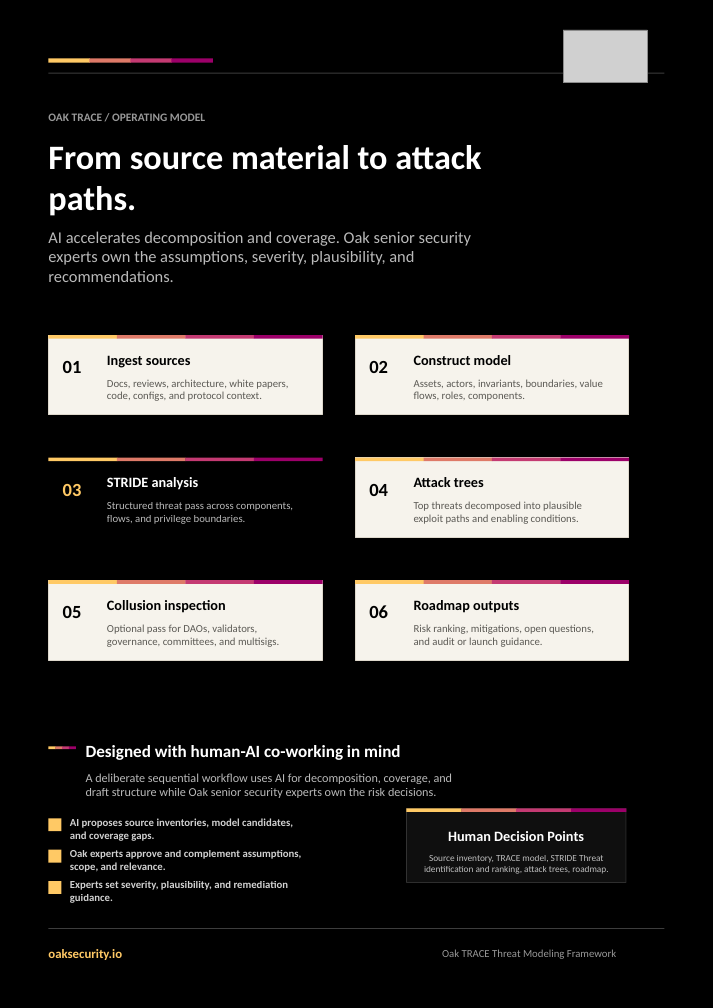
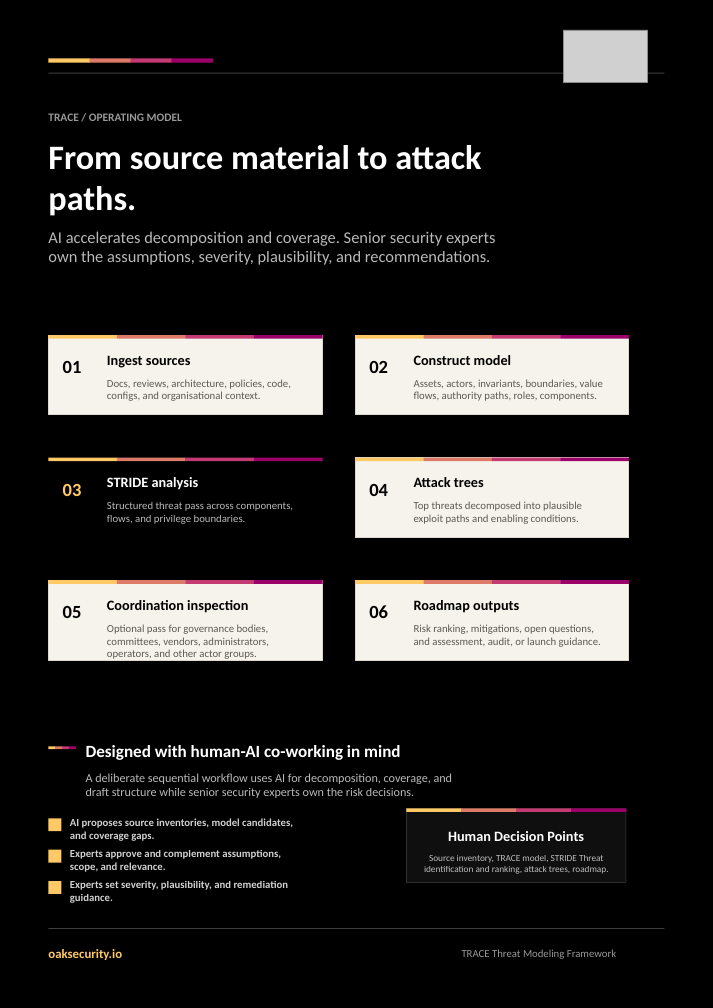
Before and after one commit to oak-security/TRACE, a slide deck: slide 2 of deck/TRACE-Threat-Modelling-Framework.pptx. Drawn at 713x1008 pixels with LibreOffice and Linux fonts; fonts in the diff are those of the drawing; grey boxes stand for pictures. Boxes give left, top, right and bottom in pixels: in the first picture for what was removed or moved away, otherwise in the second. Text is boxed around its words. In the diff, an @@ line names an element or a change of style, - is before the commit and + after.

Commit message:
Generalize TRACE positioning

```diff
--- a/deck/TRACE-Threat-Modelling-Framework.pptx
+++ b/deck/TRACE-Threat-Modelling-Framework.pptx
@@ text at <box>48,113,182,121</box>: text changed @@
-OAK TRACE / OPERATING MODEL
+TRACE / OPERATING MODEL
@@ text at <box>48,231,495,265</box>: text changed @@
-AI accelerates decomposition and coverage. Oak senior security experts own the assumptions, severity, plausibility, and recommendations.
+AI accelerates decomposition and coverage. Senior security experts own the assumptions, severity, plausibility, and recommendations.
@@ text at <box>107,379,291,401</box>: text changed @@
-Docs, reviews, architecture, white papers, code, configs, and protocol context.
+Docs, reviews, architecture, policies, code, configs, and organisational context.
@@ text at <box>414,379,603,401</box>: text changed @@
-Assets, actors, invariants, boundaries, value flows, roles, components.
+Assets, actors, invariants, boundaries, value flows, authority paths, roles, components.
@@ text at <box>107,624,269,659</box>: text changed @@
-Optional pass for DAOs, validators, governance, committees, and multisigs.
+Optional pass for governance bodies, committees, vendors, administrators, operators, and other actor groups.
@@ text at <box>107,600,248,613</box>: text changed @@
-Collusion inspection
+Coordination inspection
@@ text at <box>414,624,601,647</box>: text changed @@
-Risk ranking, mitigations, open questions, and audit or launch guidance.
+Risk ranking, mitigations, open questions, and assessment, audit, or launch guidance.
@@ text at <box>86,773,453,798</box>: text changed @@
-A deliberate sequential workflow uses AI for decomposition, coverage, and draft structure while Oak senior security experts own the risk decisions.
+A deliberate sequential workflow uses AI for decomposition, coverage, and draft structure while senior security experts own the risk decisions.
@@ text at <box>70,850,281,872</box>: text changed @@
-Oak experts approve and complement assumptions, scope, and relevance.
+Experts approve and complement assumptions, scope, and relevance.
@@ text at <box>462,949,616,959</box>: text changed @@
-Oak TRACE Threat Modeling Framework
+TRACE Threat Modeling Framework
```
Also in this commit, not shown: 1 other slide changed, 6 other files.
